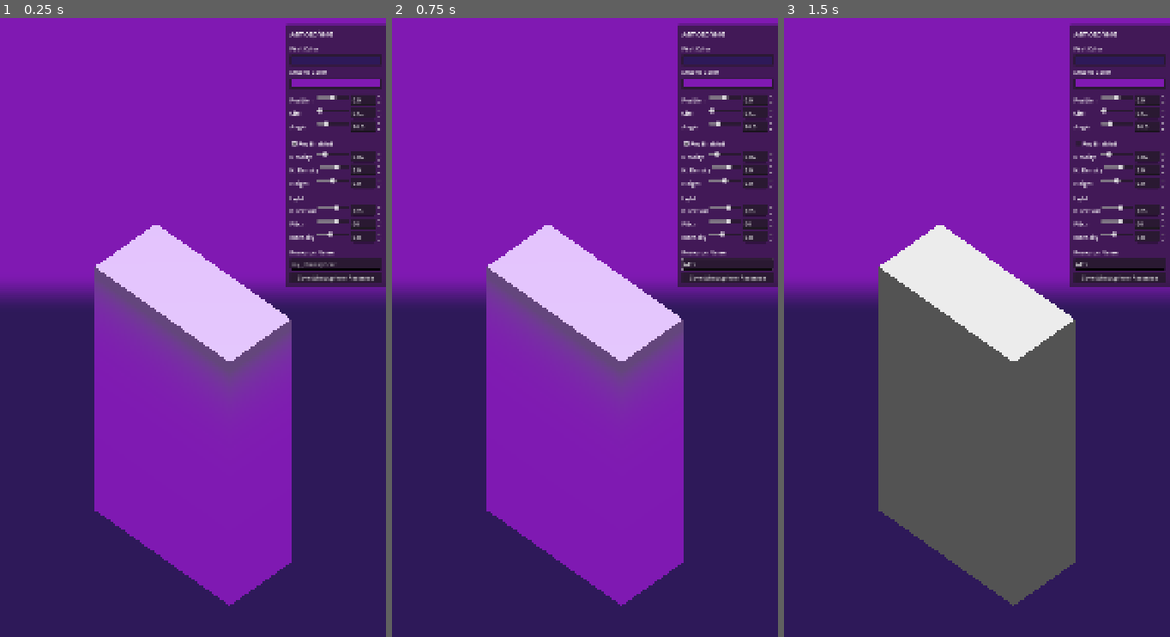
Above: before the commit, frames 1-3 (left to right).
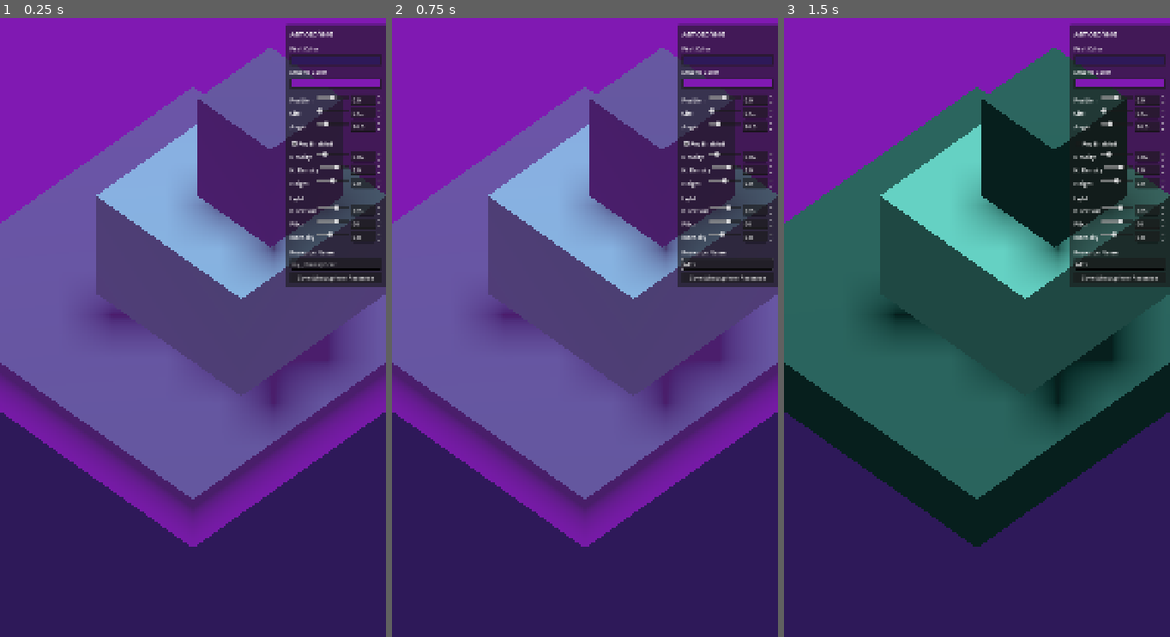
Above: after the commit, the same moments.

Repository: AlbertoHdezCerezo/learn-how-to-minigolf
Game: Godot game, scene res://scenes/level_editor_tools/atmosphere_generator/atmosphere_generator.tscn
The game is run twice, just before and just after one commit, with the same random seed, the same clock (stepped at 60 frames per second) and the same inputs. The project has no main scene, so this scene is started directly.
Inputs (mouse positions are in pixels of both pictures, inside the frame that each line leads up to):
- Up to frame 1 (0.25 s): no input
- Up to frame 2 (0.75 s): click (727, 265) at 0.52 s; type "Alex" at 0.6 s
- Up to frame 3 (1.5 s): click "Fog Enabled" at 1.25 s

The runs differ from the first frame. In frame 1, 56% of the frame differs, in the area x 0-100%, y 4-95%; in frame 2, 56%; in frame 3, 60%.

Commit message:
Add stacked platforms to atmosphere generator for shadow preview (#10)
Three platforms at different heights using the tile teal colors:
base (dark, 6x6), upper (light, 3x3), top block (dark, 1.5x1.5).
Useful for previewing how light direction and shadows look on
actual tile materials.

Co-Authored-By: Claude Opus 4.6 (1M context) <noreply@anthropic.com>

Diff:
--- a/scenes/level_editor_tools/atmosphere_generator/atmosphere_generator.tscn
+++ b/scenes/level_editor_tools/atmosphere_generator/atmosphere_generator.tscn
@@ -6,10 +6,22 @@
 [ext_resource type="PackedScene" path="res://scenes/level_editor_tools/atmosphere_generator/atmosphere_generator_ui/atmosphere_generator_ui.tscn" id="6_atmosphere_ui"]
 
 [sub_resource type="BoxMesh" id="BoxMesh_1"]
-size = Vector3(2.78, 5, 1.26)
+size = Vector3(6, 1, 6)
 
 [sub_resource type="StandardMaterial3D" id="StandardMaterial3D_1"]
-albedo_color = Color(0.7, 0.7, 0.7, 1)
+albedo_color = Color(0.12, 0.3, 0.28, 1)
+
+[sub_resource type="BoxMesh" id="BoxMesh_2"]
+size = Vector3(3, 2, 3)
+
+[sub_resource type="StandardMaterial3D" id="StandardMaterial3D_2"]
+albedo_color = Color(0.3, 0.62, 0.58, 1)
+
+[sub_resource type="BoxMesh" id="BoxMesh_3"]
+size = Vector3(1.5, 2, 1.5)
+
+[sub_resource type="StandardMaterial3D" id="StandardMaterial3D_3"]
+albedo_color = Color(0.12, 0.3, 0.28, 1)
 
 [node name="AtmosphereGenerator" type="Node3D"]
 script = ExtResource("1_script")
@@ -17,10 +29,20 @@
 
 [node name="AtmosphereDisplay" parent="." instance=ExtResource("4_atmosphere_display")]
 
-[node name="ReferencePlatform" type="MeshInstance3D" parent="."]
-transform = Transform3D(1, 0, 0, 0, 1, 0, 0, 0, 1, 0, -2.5, 0)
+[node name="BasePlatform" type="MeshInstance3D" parent="."]
+transform = Transform3D(1, 0, 0, 0, 1, 0, 0, 0, 1, 0, -0.5, 0)
 mesh = SubResource("BoxMesh_1")
 surface_material_override/0 = SubResource("StandardMaterial3D_1")
+
+[node name="UpperPlatform" type="MeshInstance3D" parent="."]
+transform = Transform3D(1, 0, 0, 0, 1, 0, 0, 0, 1, 0.5, 1, -0.5)
+mesh = SubResource("BoxMesh_2")
+surface_material_override/0 = SubResource("StandardMaterial3D_2")
+
+[node name="TopBlock" type="MeshInstance3D" parent="."]
+transform = Transform3D(1, 0, 0, 0, 1, 0, 0, 0, 1, 0.8, 3, -0.8)
+mesh = SubResource("BoxMesh_3")
+surface_material_override/0 = SubResource("StandardMaterial3D_3")
 
 [node name="GameplayCamera" parent="." instance=ExtResource("5_gameplay_camera")]
 distance = 20.0
